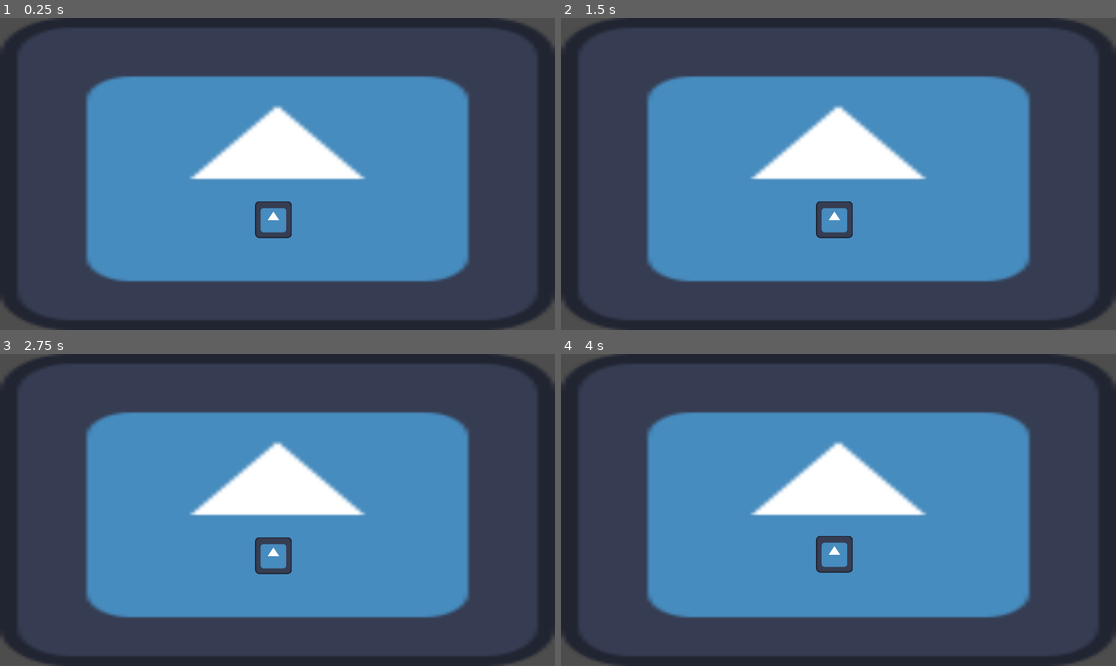
Above: before the commit, frames 1-4 (two rows, left to right).
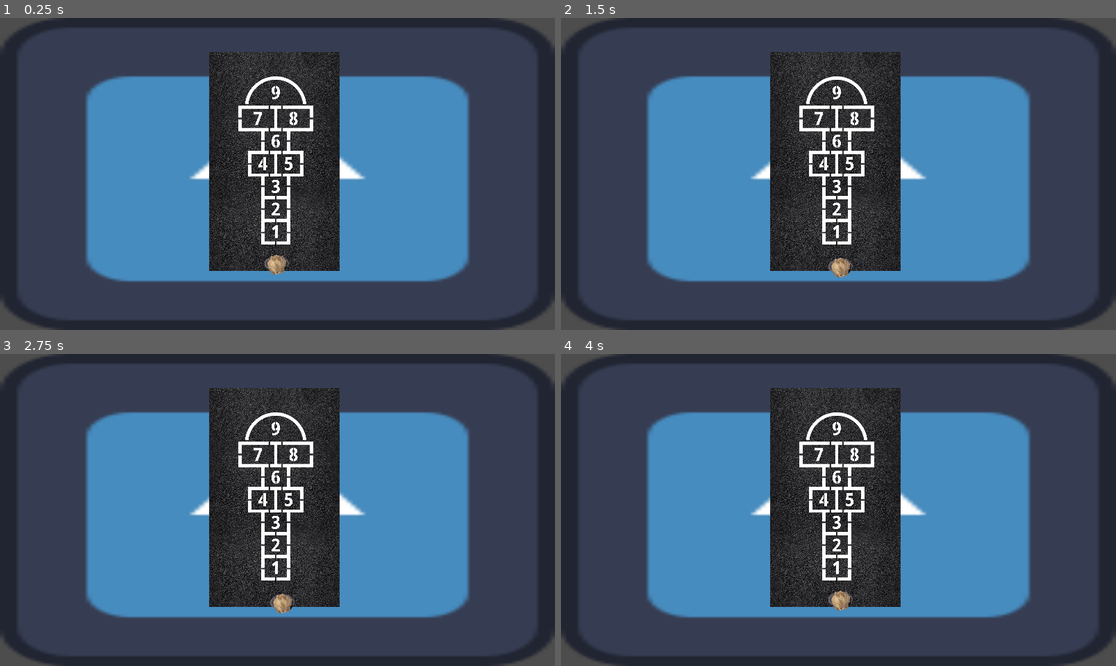
Above: after the commit, the same moments.

Repository: JamSto37/Hopscotch-Online
Game: Godot game, scene res://Scenes/node_2d.tscn
The game is run twice, just before and just after one commit, with the same random seed, the same clock (stepped at 60 frames per second) and the same inputs. The project has no main scene, so this scene is started directly. The engine's default icon, where the game draws it, is replaced by a stand-in: a white triangle on a blue panel in a dark square.
Inputs:
- Up to frame 1 (0.25 s): no input
- Up to frame 2 (1.5 s): tap Enter at 0.5 s; hold D (right, bound only after the commit) 0.53-1.28 s; tap Space at 1.25 s; hold S (back, bound only after the commit) from 1.28 s (still down)
- Up to frame 3 (2.75 s): tap Enter at 2 s; release S (back, bound only after the commit) at 2.03 s; hold D (right, bound only after the commit) from 2.03 s (still down)
- Up to frame 4 (4 s): tap Space at 2.75 s; release D (right, bound only after the commit) at 2.78 s; hold W (forward) 2.78-3.53 s; tap Enter at 3.5 s; hold A (left, bound only after the commit) from 3.53 s (still down)

The runs differ from the first frame. In frame 1, 15% of the frame differs, in the area x 37-62%, y 10-83%; in frame 2, 16%, in the area x 37-62%, y 10-84%; in frame 3, 16%; in frame 4, 15%.

Commit message:
added ian and hopscotch image

Diff:
--- a/Scenes/movement.gd
+++ b/Scenes/movement.gd
@@ -3,4 +3,10 @@
 
 func _physics_process(delta: float) -> void:
 	if Input.is_action_just_pressed("forward"):
-		self.position.y -= 5
+		self.position.y -= 10
+	if Input.is_action_just_pressed("back"):
+		self.position.y += 10
+	if Input.is_action_just_pressed("left"):
+		self.position.x -= 10
+	if Input.is_action_just_pressed("right"):
+		self.position.x += 10
--- a/Scenes/node_2d.tscn
+++ b/Scenes/node_2d.tscn
@@ -1,7 +1,9 @@
-[gd_scene load_steps=3 format=3 uid="uid://b7aimmlmcstkn"]
+[gd_scene load_steps=5 format=3 uid="uid://b7aimmlmcstkn"]
 
 [ext_resource type="Texture2D" uid="uid://c7wnw812x6bey" path="res://Textures/icon.svg" id="1_j2wod"]
+[ext_resource type="Texture2D" uid="uid://b2t4vxn6vh268" path="res://Textures/1800-0575-049-104in-Hopscotch-Playground-Stencil-104x46-1.jpg" id="2_hh5uf"]
 [ext_resource type="Script" uid="uid://umegjhtyvi3r" path="res://Scenes/movement.gd" id="2_v1qfn"]
+[ext_resource type="Texture2D" uid="uid://c17n0k18w7o7t" path="res://Textures/player_north.png" id="3_6whob"]
 
 [node name="Node2D" type="Node2D"]
 
@@ -10,7 +12,15 @@
 offset_bottom = 1080.0
 texture = ExtResource("1_j2wod")
 
+[node name="TextureRect2" type="TextureRect" parent="."]
+offset_left = 724.0
+offset_top = 118.0
+offset_right = 2224.0
+offset_bottom = 2643.0
+scale = Vector2(0.3, 0.3)
+texture = ExtResource("2_hh5uf")
+
 [node name="Sprite2D" type="Sprite2D" parent="."]
-position = Vector2(946, 698)
-texture = ExtResource("1_j2wod")
+position = Vector2(955, 854)
+texture = ExtResource("3_6whob")
 script = ExtResource("2_v1qfn")
--- a/project.godot
+++ b/project.godot
@@ -26,3 +26,18 @@
 "events": [Object(InputEventKey,"resource_local_to_scene":false,"resource_name":"","device":-1,"window_id":0,"alt_press …(192 unchanged characters)…
 ]
 }
+back={
+"deadzone": 0.2,
+"events": [Object(InputEventKey,"resource_local_to_scene":false,"resource_name":"","device":-1,"window_id":0,"alt_pressed":false,"shift_pressed":false,"ctrl_pressed":false,"meta_pressed":false,"pressed":false,"keycode":0,"physical_keycode":83,"key_label":0,"unicode":115,"location":0,"echo":false,"script":null)
+]
+}
+left={
+"deadzone": 0.2,
+"events": [Object(InputEventKey,"resource_local_to_scene":false,"resource_name":"","device":-1,"window_id":0,"alt_pressed":false,"shift_pressed":false,"ctrl_pressed":false,"meta_pressed":false,"pressed":false,"keycode":0,"physical_keycode":65,"key_label":0,"unicode":97,"location":0,"echo":false,"script":null)
+]
+}
+right={
+"deadzone": 0.2,
+"events": [Object(InputEventKey,"resource_local_to_scene":false,"resource_name":"","device":-1,"window_id":0,"alt_pressed":false,"shift_pressed":false,"ctrl_pressed":false,"meta_pressed":false,"pressed":false,"keycode":0,"physical_keycode":68,"key_label":0,"unicode":100,"location":0,"echo":false,"script":null)
+]
+}
Binary file added: Textures/1800-0575-049-104in-Hopscotch-Playground-Stencil-104x46-1.jpg
Not shown, added: Textures/1800-0575-049-104in-Hopscotch-Playground-Stencil-104x46-1.jpg.import
Binary file added: Textures/player_north.png
Not shown, added: Textures/player_north.png.import
